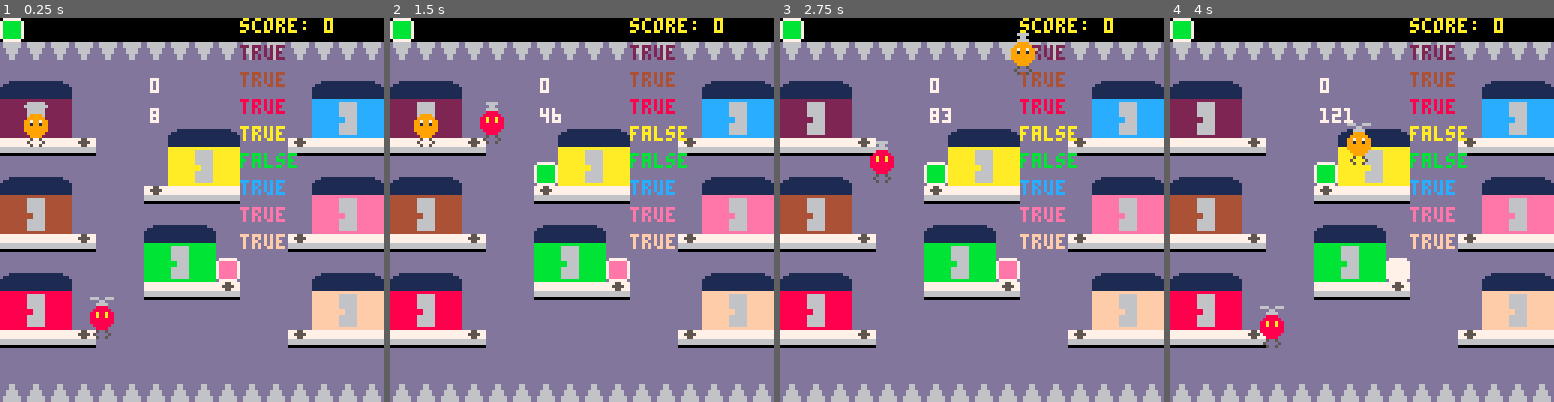
Above: before the commit, frames 1-4 (left to right).
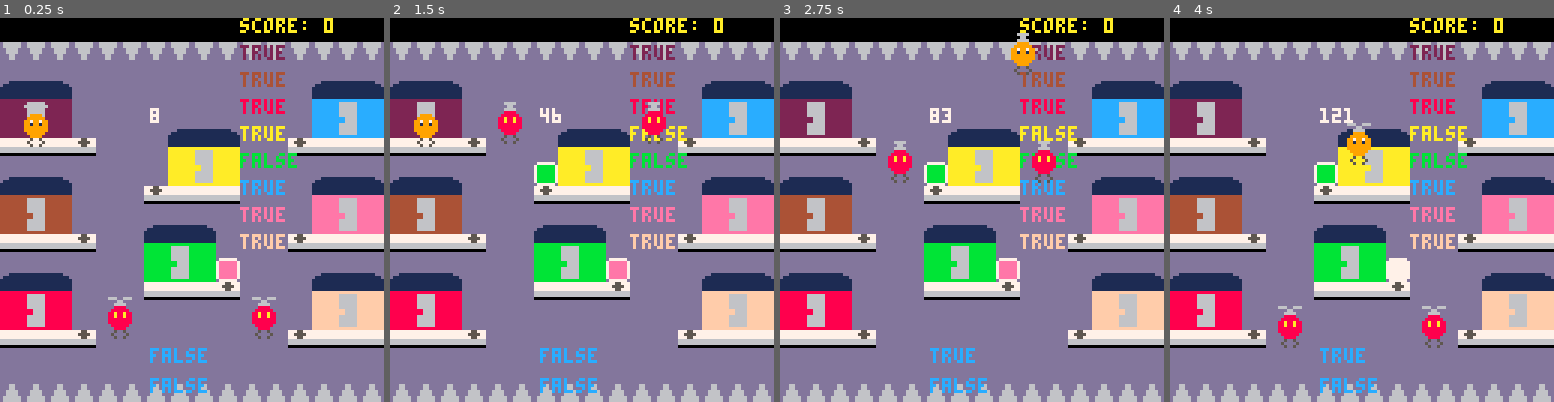
Above: after the commit, the same moments.

Repository: FlavioIero/Delivery
Game: PICO-8 cartridge atari.p8
Two runs of this game, one before a commit and one after it. Both use one fixed random seed, a clock stepped at 60 frames per second and the inputs below.
Inputs:
- Up to frame 1 (0.25 s): no input
- Up to frame 2 (1.5 s): no input
- Up to frame 3 (2.75 s): hold Right 1.6-2.1 s; hold Up 2.15-2.42 s; hold Right from 2.47 s (still down)
- Up to frame 4 (4 s): release Right at 3.03 s; hold Left 3.08-3.58 s; hold Down 3.63-3.97 s

The runs differ from the first frame. In frame 1, 2.2% of the frame differs, in the area x 0-72%, y 0-98%; in frame 2, 2.1%; in frame 3, 2.1%; in frame 4, 2.1%.

Commit message:
player collisions with enemy and spikes

Diff:
--- a/atari.p8
+++ b/atari.p8
@@ -9,21 +9,21 @@
 -- var
 local state = game_states[1]
 gm = {}
-boxes = {}
+e = {}
 
 -- debug
 b = {}
-e = {}
+
 p = {}
 
 
 function _init()
 	start_game()
-
+	add(e,enemy.new(36,100))
+	add(e,enemy.new(84,100))
+	p = player.new(player_sp)
 	-- debug
-	b = box.new(vector2.new(0,0),1,5)
-	e = enemy.new(30,100)
-	p = player.new(vector2.new(8,32))
+
 end
 
 function _update()
@@ -50,15 +50,16 @@
 	-- debug
 	do
 		--move_boxes()
-		e:update()
 	end
 	gm:update()
+	for k,v in pairs(e) do
+		v:update()
+	end
 	p:update()
 end
 
 -- delete
 function move_boxes()
-	b:update()
 	local x = 0
 	local y = 0
 	local spd = 5
@@ -70,7 +71,6 @@
 		y += spd end
 	if btn(⬆️) then
 		y -= spd end
-	b:move(b.pos+vector2.new(x,y))
 	for k,v in pairs(gm.boxes) do
 		v:move(v.pos+vector2.new(x,y))
 	end
@@ -87,8 +87,6 @@
 function draw_game()
 	cls()
 	map(0,0,0,0,16,16)
-	spr(b.sprt,b.pos.x,b.pos.y)
-	print(b.desp_timer,50,20,7)
 	print("score: "..gm.score,80,0,10)
 	for k,v in pairs(gm.boxes) do
 		spr(v.sprt,v.pos.x,v.pos.y)
@@ -97,8 +95,12 @@
 	for i=1,#gm.houses do
 		print(gm.houses[i].is_free,80,9*i,colors[i])
 	end
-	e:draw()
+	for k,v in pairs(e) do
+		v:draw()
+	end
 	p:draw()
+	print(p_hit_spikes,50,110,12)
+	print(p_hit_enemy,50,120,12)
 end
 
 function draw_menu()
@@ -112,7 +114,6 @@
 function start_game()
 	state = game_states[2]
 	gm = game_mng.new()
-	boxes = {}
 end
 -->8
 -- vector2 --
@@ -199,6 +200,14 @@
         ay < by + bh and
         ay + ah > by
 end
+
+function collide_circle(x1,y1,r1,x2,y2,r2)
+ local dx = x2-x1
+ local dy = y2-y1
+ local dist_sq = dx*dx+dy*dy
+ local radius_sum = r1+r2
+ return dist_sq < radius_sum*radius_sum
+end
 -->8
 -- player --
 
@@ -214,6 +223,8 @@
 local sprt = 3
 local claw_sprt = 6
 
+local kz = {15,123}
+
 -- var
 
 -- base
@@ -230,6 +241,7 @@
 	end
 	self:update_anim()
 	self:handle_input()
+	self:check_collisions()
 end
 
 function player:update_anim()
@@ -262,13 +274,39 @@
 function player:shift(s)
 	self.pos = self.pos+s
 	if self.hooked then
-		self.box.pos = self.box.pos+s
+		self.box.pos = self.box.pos+s end
+end
+
+function player:move(p)
+	self.pos = p:clone()
+	if self.hooked then
+	 self.box.pos = p+vector2.new(0,10) end
+end
+
+function player:check_collisions()
+	if self.pos.y <= kz[1] or self.pos.y >= kz[2] then
+		self:hit_spikes()
+		return
+	end
+	if self.pos.x > 120 then
+		self:move(vector2.new(120,self.pos.y))
+	elseif self.pos.x < 0 then
+		self:move(vector2.new(0,self.pos.y))
+	end
+
+	-- check other solid collisions
+
+	for k,v in pairs(e) do
+		if collide_circle(self.pos.x,self.pos.y,p_r,v.x,v.y,e_r) then
+		 self:hit_enemy()
+		 return
+		end
 	end
 end
 
 function player:try_hook()
 	for k,v in pairs(gm.boxes) do
-		if (collide_rect(self.pos.x,self.pos.y,8,10,v.pos.x,v.pos.y,8,8)) then
+		if collide_rect(self.pos.x,self.pos.y,8,10,v.pos.x,v.pos.y,8,8) then
 			self:hook(v)
 			return
 		end
@@ -293,6 +331,15 @@
 	spr(claw_sprt,self.pos.x,self.pos.y+8)
 	spr(self.h_sprt,self.pos.x,self.pos.y-8)
 end
+
+function player:hit_spikes()
+	gm:player_hit_spikes()
+end
+
+function player:hit_enemy()
+	gm:player_hit_enemy()
+end
+
 -->8
 -- enemy --
 
@@ -467,8 +514,9 @@
 
 -- do not change
 colors = {2,4,8,10,11,12,14,15}
-
-
+player_sp = vector2.new(8,32)
+p_r = 3.5
+e_r = 3.5
 
 
 -->8
@@ -537,6 +585,20 @@
 	until t ~= house_idx
 	local b = self.houses[house_idx]:spawn(t)
 	add(self.boxes,b)
+end
+
+p_hit_spikes = false
+function game_mng:player_hit_spikes()
+	-- handle game state
+
+	-- debug
+	p_hit_spikes = true
+end
+
+p_hit_enemy = false
+function game_mng:player_hit_enemy()
+	-- debug
+	p_hit_enemy = true
 end
 __gfx__
 0000000000000000dddddddd00999900000000000000000000500500ddddddddd666666d777777770088880077755777dddddddddddddddddddddddd00000000
